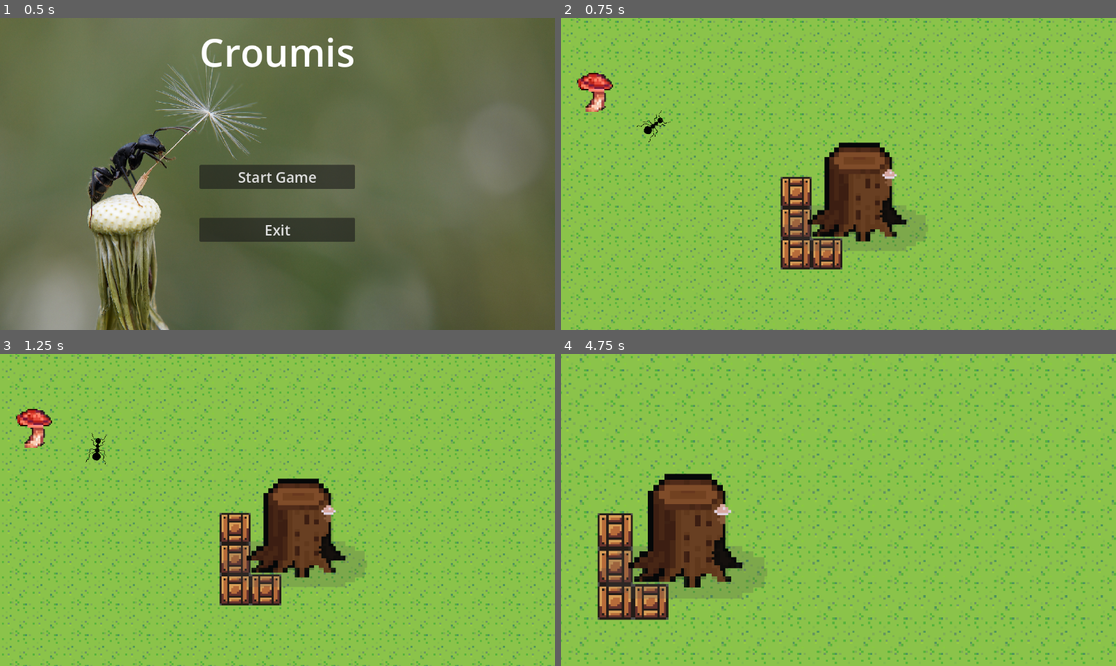
Above: before the commit, frames 1-4 (two rows, left to right).
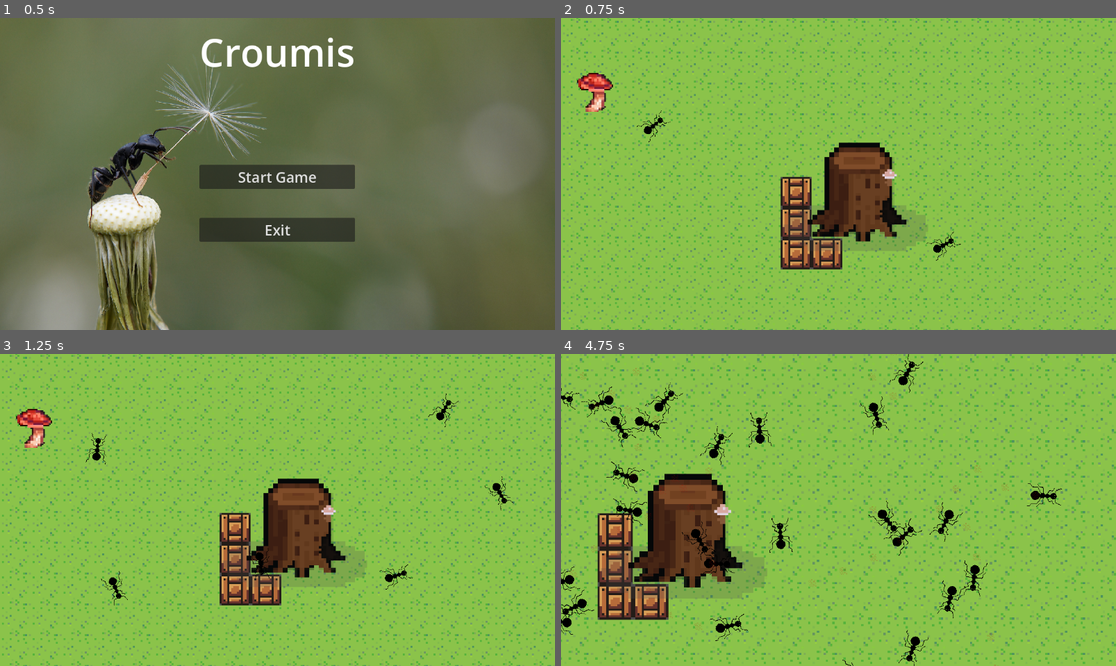
Above: after the commit, the same moments.

Repository: lotuscramoisi/Croumis
Game: Godot game, scene res://scene/main_menu.tscn
Two runs of this game, one before a commit and one after it. Both use one fixed random seed, a clock stepped at 60 frames per second and the inputs below.
Inputs (mouse positions are in pixels of both pictures, inside the frame that each line leads up to):
- Up to frame 1 (0.5 s): no input
- Up to frame 2 (0.75 s): click "Start Game" at 0.5 s
- Up to frame 3 (1.25 s): no input
- Up to frame 4 (4.75 s): move the mouse to (960, 494) at 1.27 s; hold D (input_right) 1.28-2.03 s; tap Mouse wheel down (input_scroll_down) at 1.35, 2.85, 4.35 s; move the mouse to (727, 525) at 2.02 s; hold S (input_down) 2.03-2.78 s; tap Mouse wheel up (input_scroll_up) at 2.1, 3.6 s; move the mouse to (894, 441) at 2.77 s; hold D (input_right) 2.78-3.53 s; move the mouse to (810, 572) at 3.52 s; hold W (input_up) 3.53-4.28 s; move the mouse to (1005, 556) at 4.27 s; hold A (input_left) from 4.28 s (still down)

Frame 1 is identical in both runs. In frame 2, 0.1% of the frame differs, in the area x 65-73%, y 68-78%; in frame 3, 0.5%; in frame 4, 3.4%, in the area x 0-91%, y 0-100%.

Commit message:
Change from array to dictionnary speeeeeed

Diff:
--- a/code/GlobalPheromon.gd
+++ b/code/GlobalPheromon.gd
@@ -1,6 +1,6 @@
 extends Node2D
 
-var matrix: Array = []
+var matrix: Dictionary = {}
 var min_x: int
 var min_y: int
 var max_x: int
@@ -9,70 +9,52 @@
 var timer = 0.0
 
 func _ready() -> void:
-	initialize_matrix(20, 20)  # Initialisation de la matrice avec les coordonnées
-
+	pass
 func _process(delta: float) -> void:
 	# Timer pour exécuter l'action toutes les 3 secondes
 	timer += delta
 	if timer >= 3.0:
 		timer = 0.0
-		print_matrix()  # Afficher la matrice
+		#print_matrix()  # Afficher la matrice
 		decrease_all_values(0.1)  # Diminuer la valeur de toutes les coordonnées
-		print_matrix()  # Afficher la matrice après diminution
+		#print_matrix()  # Afficher la matrice après diminution
 
-# Initialise la matrice avec un centre (0,0) et des coordonnées correctes
-func initialize_matrix(rows: int, cols: int, default_value = 0.0):
-	matrix = []
 
-	# Calcul des limites des coordonnées
-	min_x = -rows / 2
-	max_x = rows / 2 - 1
-	min_y = -cols / 2
-	max_y = cols / 2 - 1
-
-	for i in range(rows):
-		matrix.append([])  # Créer une nouvelle ligne
-		for j in range(cols):
-			matrix[i].append({
-				"x": min_x + i,
-				"y": min_y + j,
-				"value": default_value
-			})
+func get_key(x: int, y: int) -> String:
+	return str(x) + "," + str(y)
 
 # Augmente la valeur à une certaine coordonnée (x, y)
 func increase_value(x: int, y: int, amount: int = 1):
 	var xBase64 = round(x/64)
 	var yBase64 = round(y/64)
 
-	if is_within_bounds(xBase64, yBase64):
-		matrix[xBase64][yBase64]["value"] += amount
+
+	var key = get_key(xBase64, yBase64)
+	if key in matrix:
+		matrix[key] += amount
 	else:
-		print("Erreur: Coordonnées hors limites")
+		matrix[key] = amount
 
 # Diminue la valeur de toutes les coordonnées sans descendre en dessous de 0
 func decrease_all_values(amount: float):
-	for i in range(matrix.size()):
-		for j in range(matrix[i].size()):
-			matrix[i][j]["value"] = max(0, matrix[i][j]["value"] - amount)
+	var keys_to_remove = []
 
-# Vérifie si les coordonnées (x, y) sont bien dans la matrice
+	for key in matrix.keys():
+		matrix[key] = max(0, matrix[key] - amount)
+		if matrix[key] == 0:
+			keys_to_remove.append(key)  # Store keys to delete after iteration
+
+	# Remove empty values to keep dictionary small
+	for key in keys_to_remove:
+		matrix.erase(key)
+
+# Check if the coordinates (x, y) are within the allowed range
 func is_within_bounds(x: int, y: int) -> bool:
 	return x >= min_x and x <= max_x and y >= min_y and y <= max_y
 
-# Affiche la matrice avec un affichage structuré et aligné pour les floats
+# Print only existing values (sparse matrix)
 func print_matrix():
-	print("\n=== MATRICE ===")
-	# Parcours de la matrice du bas vers le haut
-	for j in range(min_x, max_y + 1):
-		var row_str = ""
-		# Parcours de chaque ligne de la matrice
-		for i in range(min_x, max_x + 1):
-			# Formater les valeurs flottantes avec 2 décimales
-			var formatted_value = "%.2f" % matrix[i][j]["value"]
-			# Ajouter des espaces pour aligner les valeurs à droite
-			while formatted_value.length() < 6:  # Ajuste à 6 caractères (3 chiffres + 2 décimales + espace)
-				formatted_value = " " + formatted_value
-			# Ajouter la valeur formatée à la ligne
-			row_str += formatted_value + " "
-		print(row_str)  # Afficher la ligne
-	print("================\n")  # Ligne de séparation
+	print("\n=== MATRIX ===")
+	for key in matrix.keys():
+		print(key + " -> " + str(matrix[key]))
+	print("================\n")
--- a/project.godot
+++ b/project.godot
@@ -13,6 +13,7 @@
 config/name="Croumis"
 run/main_scene="res://scene/main_menu.tscn"
 config/features=PackedStringArray("4.3", "Forward Plus")
+run/max_fps=180
 config/icon="res://icon.svg"
 
 [autoload]
--- a/scene/ant.tscn
+++ b/scene/ant.tscn
@@ -1,17 +1,13 @@
-[gd_scene load_steps=5 format=3 uid="uid://dnfy43lai5m1"]
+[gd_scene load_steps=4 format=3 uid="uid://dnfy43lai5m1"]
 
 [ext_resource type="Script" path="res://code/AntHandling.gd" id="1_7b4hm"]
 [ext_resource type="PackedScene" uid="uid://duvh63gc0tswy" path="res://scene/pheromone.tscn" id="2_a2l3m"]
-[ext_resource type="PackedScene" uid="uid://cx3t6flflc4ln" path="res://scene/camera.tscn" id="2_abg4r"]
 [ext_resource type="Texture2D" uid="uid://ir4me35o6drk" path="res://assets/foumie.png" id="3_lb58u"]
 
 [node name="Ant" type="Node2D"]
 script = ExtResource("1_7b4hm")
 pheromone = ExtResource("2_a2l3m")
 
-[node name="Ant" parent="." instance=ExtResource("2_abg4r")]
-script = null
-
 [node name="Sprite2D" type="Sprite2D" parent="."]
 texture = ExtResource("3_lb58u")
 
--- a/scene/game.tscn
+++ b/scene/game.tscn
@@ -138,7 +138,7 @@
 enemy_parent = NodePath(".")
 
 [node name="Timer" type="Timer" parent="SpawnerAnts"]
-wait_time = 10.0
+wait_time = 0.1
 autostart = true
 
 [node name="TileMapLayer2" type="TileMapLayer" parent="."]
Not shown: 1 places in scene/Worldmap.tscn that only renumber resources
